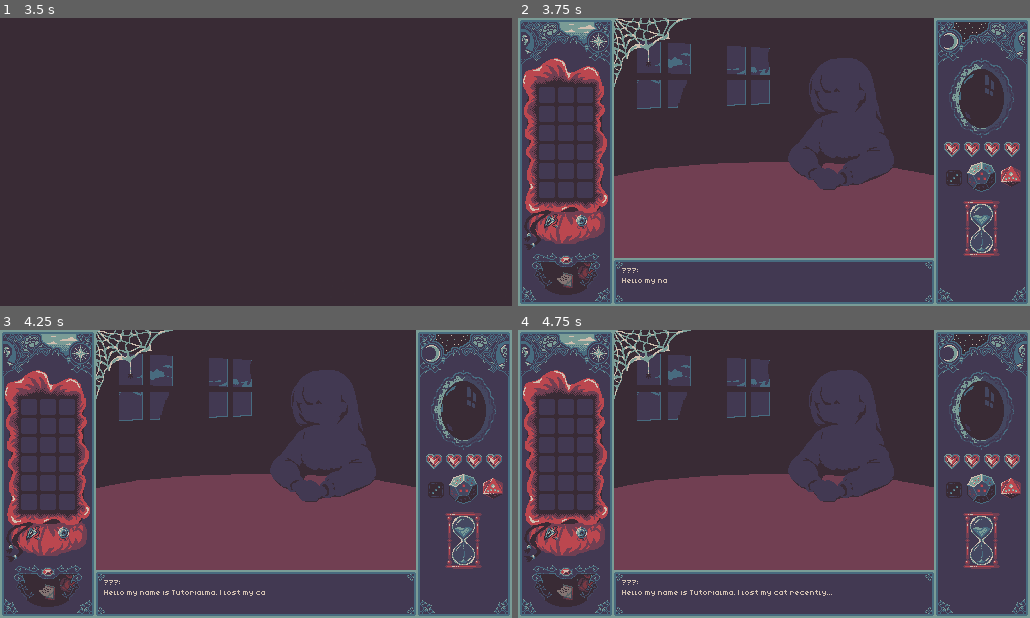
Above: before the commit, frames 1-4 (two rows, left to right).
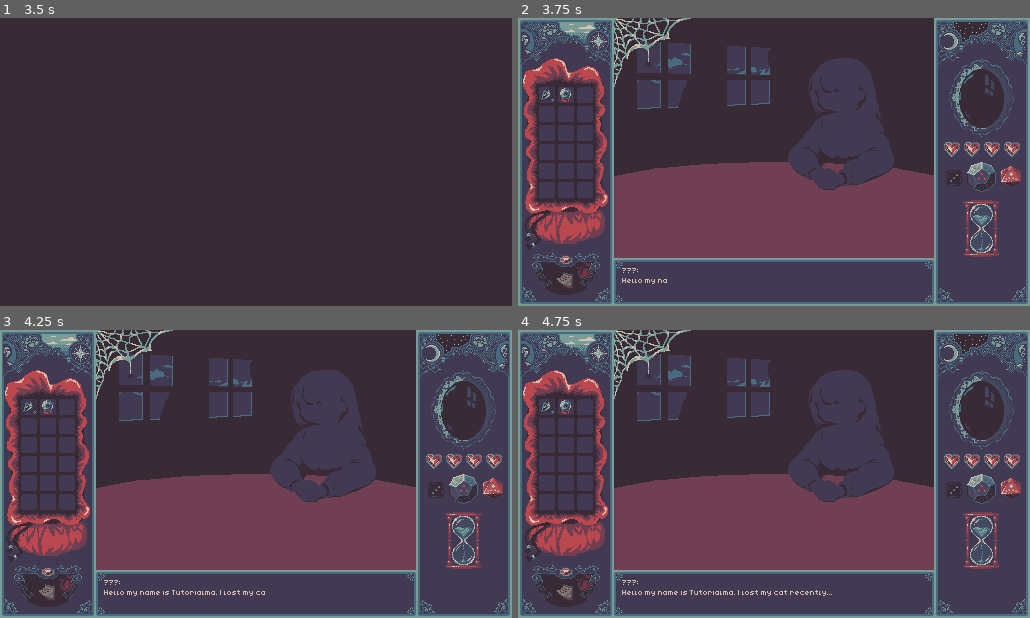
Above: after the commit, the same moments.

Repository: PhillyMilly/Scrying_Mirror_demo_version
Game: Godot game, scene res://scenes/titlescreen.tscn
The game is run twice, just before and just after one commit, with the same random seed, the same clock (stepped at 60 frames per second) and the same inputs. Sound files missing from this copy of the repository are replaced by a short silence.
Inputs (mouse positions are in pixels of both pictures, inside the frame that each line leads up to):
- Up to frame 1 (3.5 s): click "START" at 0.5 s; click "START" at 1.25 s; tap Enter at 2 s; move the mouse to (368, 147) at 2.02 s; press the mouse at (368, 147) at 2.03 s; hold Up 2.03-2.75 s; release the mouse at (368, 147) at 2.75 s; tap Space at 2.75 s; drag from (153, 176) to (230, 219) at 2.77 s
- Up to frame 2 (3.75 s): tap Enter at 3.5 s; move the mouse to (825, 98) at 3.52 s; press the mouse at (825, 98) at 3.53 s; hold Up from 3.53 s (still down)
- Up to frame 3 (4.25 s): keep holding Up
- Up to frame 4 (4.75 s): release Up at 4.25 s; release the mouse at (825, 410) at 4.25 s; drag from (774, 594) to (548, 407) at 4.27 s

Frame 1 is identical in both runs. In frame 2, 0.3% of the frame differs, in the area x 4-14%, y 24-74%; in frame 3, 0.3%; in frame 4, 0.3%.

Commit message:
fix: fixed bug, where you could hold multiple items at once

Diff:
--- a/globals.gd
+++ b/globals.gd
@@ -3,6 +3,7 @@
 var cursor_texture: Texture2D = preload("res://assets/sprites/ui/cursor.png");
 var hover_texture: Texture2D = preload("res://assets/sprites/ui/cursor_hover.png");
 var grab_texture: Texture2D = preload("res://assets/sprites/ui/cursor_grab.png");
+@onready var holding_item: bool = false;
 
 # Called when the node enters the scene tree for the first time.
 func _ready() -> void:
--- a/scenes/ui/inventory.tscn
+++ b/scenes/ui/inventory.tscn
@@ -109,11 +109,11 @@
 metadata/_edit_lock_ = true
 
 [node name="Orb" parent="." unique_id=198091738 instance=ExtResource("3_xeaml")]
-position = Vector2(-192, 60)
+position = Vector2(-208, -67)
 texture = ExtResource("4_5yy05")
 
 [node name="Pendulum" parent="." unique_id=121305980 instance=ExtResource("3_xeaml")]
-position = Vector2(-223, 59)
+position = Vector2(-227, -67)
 texture = ExtResource("5_ulvp7")
 
 [connection signal="area_entered" from="AnimatedSprite2D/Inventory" to="Orb" method="_on_inventory_area_entered"]
--- a/scripts/ui/item.gd
+++ b/scripts/ui/item.gd
@@ -20,8 +20,9 @@
 		texture = load(tex_path + "_hover.png");
 		offset.y = -3;
 
-	if (!is_grabbing && is_hovering && Input.is_mouse_button_pressed(MOUSE_BUTTON_LEFT)):
+	if (!is_grabbing && !Globals.holding_item && is_hovering && Input.is_mouse_button_pressed(MOUSE_BUTTON_LEFT)):
 		is_grabbing = true;
+		Globals.holding_item = true;
 	if (is_grabbing && Input.is_action_just_released("mouse_left")):
 		if !on_inventory:
 			position = anchor_position_temp;
@@ -29,6 +30,7 @@
 			position = anchor_position;
 			anchor_position_temp = anchor_position;
 		is_grabbing = false;
+		Globals.holding_item = false;
 		if (is_hovering):
 			Input.set_default_cursor_shape(Input.CURSOR_POINTING_HAND);
 		else:
